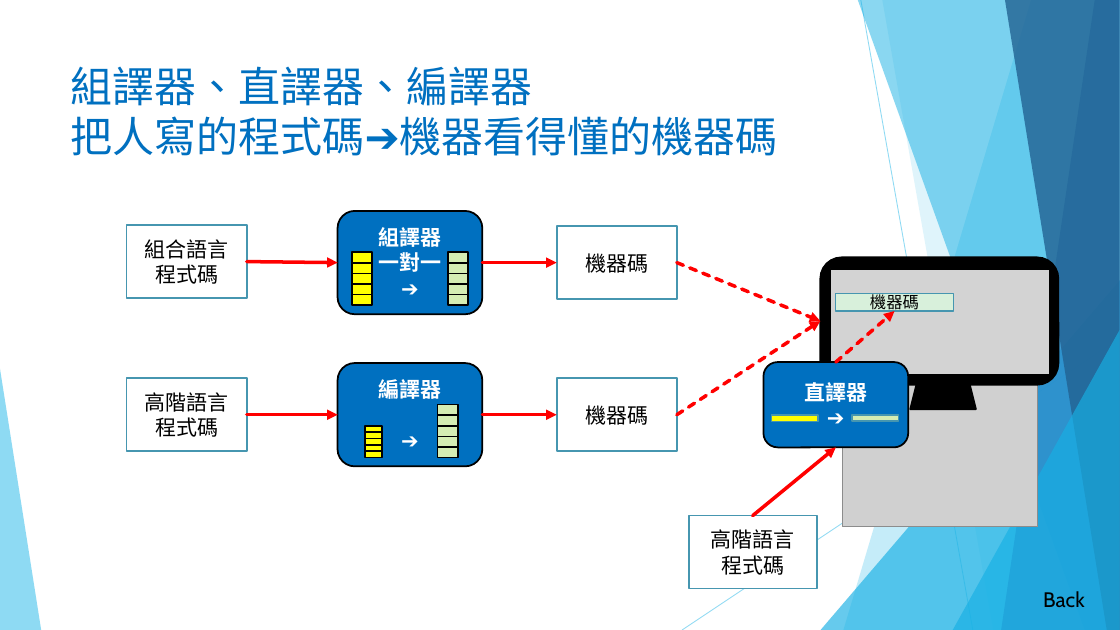
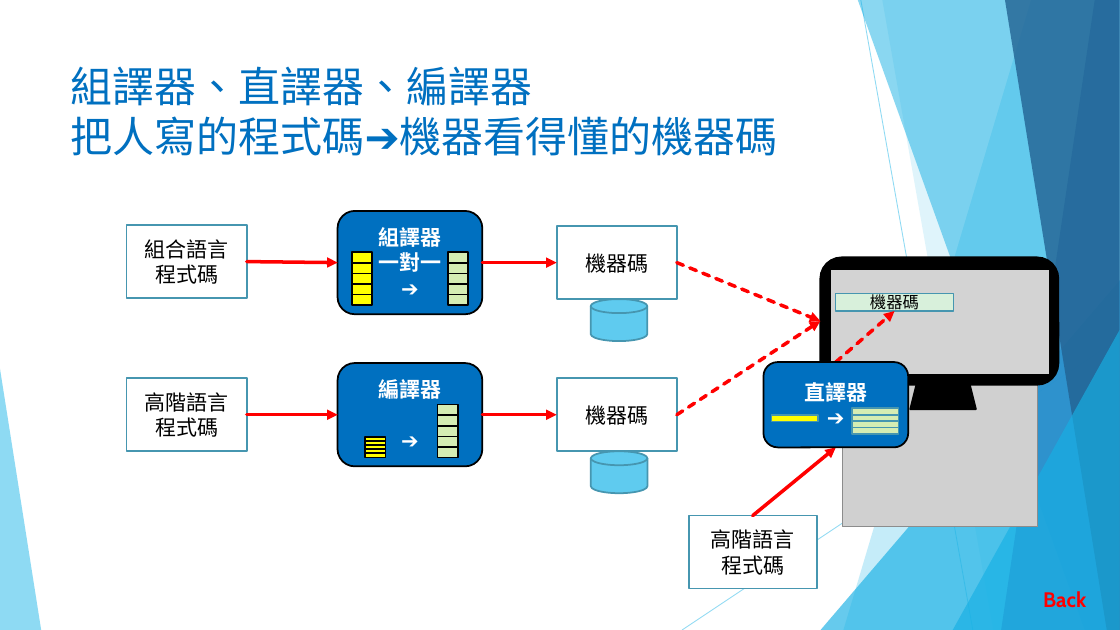
Before and after one commit to liulawsi/My_PPTs, a slide deck: slide 23 of LCC/Python/00_Python簡介.pptx. Drawn at 1120x630 pixels with LibreOffice and Linux fonts; fonts in the diff are those of the drawing; grey boxes stand for pictures; background and template pictures are left out. Boxes give left, top, right and bottom in pixels: in the first picture for what was removed or moved away, otherwise in the second. Text is boxed around its words. In the diff, an @@ line names an element or a change of style, - is before the commit and + after.

```diff
--- a/LCC/Python/00_Python簡介.pptx
+++ b/LCC/Python/00_Python簡介.pptx
@@ cylinder added at box(591, 299, 647, 341), fill #5FCBEF, outline #4696B1 1.5 pt @@
@@ rectangle added at box(853, 408, 899, 415), fill #D5EDB3, outline #4696B1 1.5 pt @@
@@ rectangle: place and size @@
-rectangle at box(365, 439, 382, 445)
+rectangle at box(365, 445, 386, 450)
@@ rectangle: place and size @@
-rectangle at box(365, 433, 382, 439)
+rectangle at box(365, 441, 386, 445)
@@ rectangle: place and size @@
-rectangle at box(365, 426, 382, 433)
+rectangle at box(365, 437, 386, 441)
@@ rectangle added at box(853, 421, 899, 428), fill #D5EDB3, outline #4696B1 1.5 pt @@
@@ rectangle added at box(853, 428, 899, 434), fill #D5EDB3, outline #4696B1 1.5 pt @@
@@ rectangle: place and size @@
-rectangle at box(365, 451, 382, 458)
+rectangle at box(365, 454, 386, 458)
@@ rectangle: place and size @@
-rectangle at box(365, 445, 382, 452)
+rectangle at box(365, 450, 386, 454)
@@ cylinder added at box(591, 451, 647, 493), fill #5FCBEF, outline #4696B1 1.5 pt @@
@@ text "Back" at box(1043, 591, 1086, 608): text colour #000000 to #FF0000, bold on @@
```
Also in this commit, not shown: 3 other slides changed, 7 other files.
